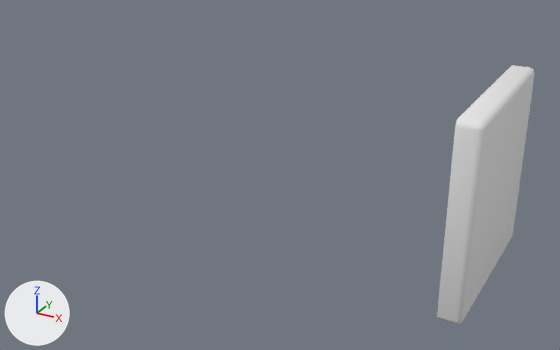
The FBX model Assets/Modelos/Trampas/Impulsador.fbx as it was, and as the next commit left it.
Both versions are drawn from a 50 mm camera at (-6.78, -2.55, 2.1) aimed at (-8.75, 1.03, 0.31). Lighting does not change. The marker at lower left points along +X, +Y and +Z. Where no turn or scale is listed for an object, it has been applied to the vertices.

Script lines for the objects in view, before the commit:
```python
me_cube_002 = bpy.data.meshes.new('Cube.002')
me_cube_002.from_pydata(...)  # 40 vertices, 33 faces; spans x -0.059..0.059, y -0.5..0.5, z -0.5..0.5
me_cube_002.materials.append(mat_material)  # white #e7e7e7
ob_3x3_plano_002 = bpy.data.objects.new('3x3 plano.002', me_cube_002)
ob_3x3_plano_002.location = (-7.556, 1.0, 0.5)
```
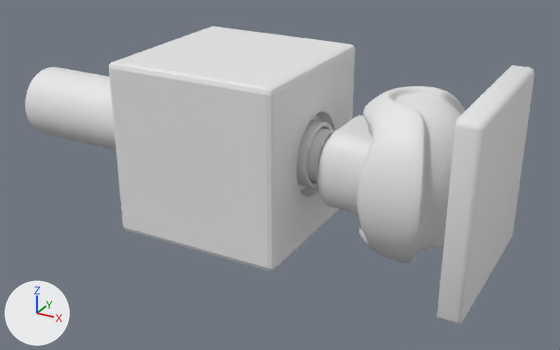
Commit message: Correcion del commit anterior

What differs and where, as boxes [x1, y1, x2, y2] in the pictures (560 x 350 px):
'3x3 plano.001', added: after [109, 26, 355, 271]
'piston pequeño', added: after [307, 86, 465, 263]
'Piston grande', added: after [25, 67, 320, 191]
'piston mediano', added: after [296, 120, 333, 188]

Diff of the bpy script that builds the scene:
```diff
--- a/Assets/Modelos/Trampas/Impulsador.fbx.py
+++ b/Assets/Modelos/Trampas/Impulsador.fbx.py
@@ me_cube_000 @@
+me_cube_000.from_pydata(...)  # 425 vertices, 407 faces; spans x -0.5..0.5, y -0.5..0.5, z -0.5..0.5
+me_cube_000.materials.append(mat_material)  # white #e7e7e7
@@ me_cylinder_001 @@
+me_cylinder_001.from_pydata(...)  # 962 vertices, 960 faces; spans x -0.94..0.94, y -0.22..0.22, z -0.22..0.22
@@ me_cylinder_002 @@
+me_cylinder_002.from_pydata(...)  # 962 vertices, 960 faces; spans x -0.94..0.94, y -0.18..0.18, z -0.18..0.18
@@ me_cylinder_000 @@
+me_cylinder_000.from_pydata(...)  # 4379 vertices, 4392 faces; spans x -0.94..1.79, y -0.43..0.43, z -0.42..0.42
@@ ob_3x3_plano_001 @@
+ob_3x3_plano_001 = bpy.data.objects.new('3x3 plano.001', me_cube_000)
+ob_3x3_plano_001.location = (-9.0, 1.0, 0.5)
@@ ob_piston_grande @@
+ob_piston_grande = bpy.data.objects.new('Piston grande', me_cylinder_001)
+ob_piston_grande.location = (-9.51, 0.998, 0.495)
@@ ob_piston_mediano @@
+ob_piston_mediano = bpy.data.objects.new('piston mediano', me_cylinder_002)
+ob_piston_mediano.location = (-9.418, 0.998, 0.495)
@@ ob_piston_pequeño @@
+ob_piston_pequeño = bpy.data.objects.new('piston pequeño', me_cylinder_000)
+ob_piston_pequeño.location = (-9.363, 0.998, 0.495)
```
